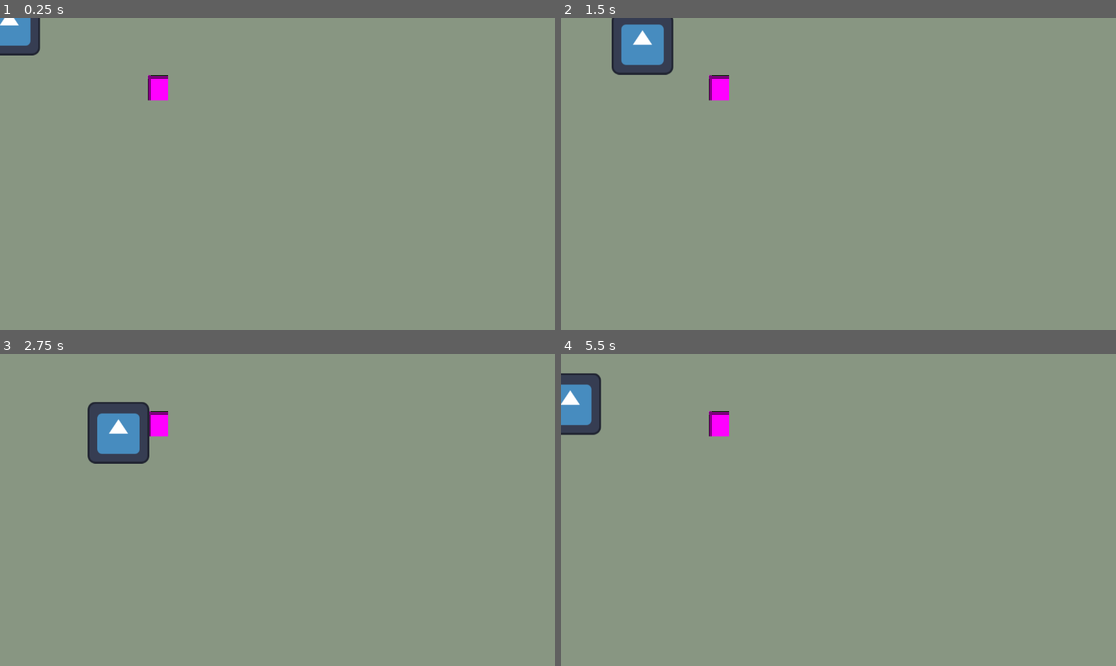
Above: before the commit, frames 1-4 (two rows, left to right).
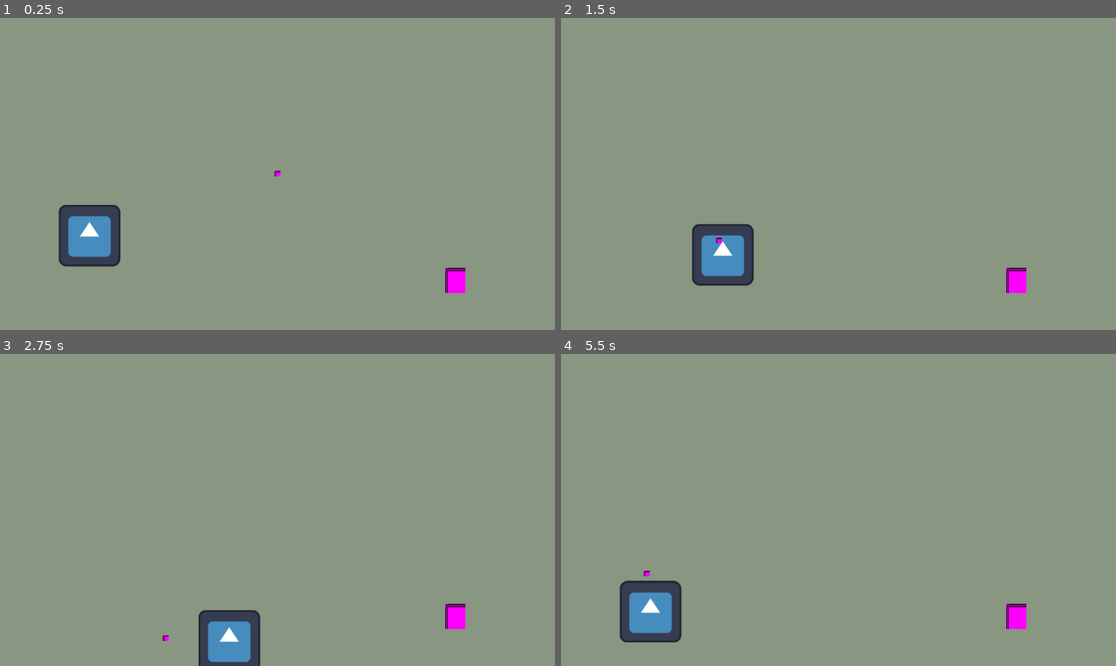
Above: after the commit, the same moments.

Repository: morgan-git/cat-herder
Game: Godot game, scene res://patio.tscn
The game is run twice, just before and just after one commit, with the same random seed, the same clock (stepped at 60 frames per second) and the same inputs. The engine's default icon, where the game draws it, is replaced by a stand-in: a white triangle on a blue panel in a dark square.
Inputs:
- Up to frame 1 (0.25 s): no input
- Up to frame 2 (1.5 s): tap Enter (ui_accept) at 0.5, 0.6, 0.77, 1.07, 1.35 s; hold Right (ui_right) 0.53-1.28 s; hold Down (ui_down) from 1.28 s (still down)
- Up to frame 3 (2.75 s): tap Enter (ui_accept) at 1.52, 1.82, 2.1 s; release Down (ui_down) at 2.03 s; hold Right (ui_right) from 2.03 s (still down)
- Up to frame 4 (5.5 s): release Right (ui_right) at 2.78 s; hold Up (ui_up) 2.78-3.53 s; tap Enter (ui_accept) at 2.85, 3.02, 3.32, 3.6, 3.77, 4.07, 4.35, 4.52, 4.82, 5.1 s; hold Left (ui_left) 3.53-5.03 s; hold Down (ui_down) from 5.03 s (still down)

The runs differ from the first frame. In frame 1, 3.7% of the frame differs, in the area x 0-84%, y 0-89%; in frame 2, 4.8%, in the area x 9-84%, y 0-89%; in frame 3, 4.8%; in frame 4, 4.2%.

Commit message:
add player controlled yarnball

Diff:
--- a/patio.tscn
+++ b/patio.tscn
@@ -1,14 +1,7 @@
-[gd_scene load_steps=9 format=3 uid="uid://bfyglm4vdabm"]
+[gd_scene load_steps=10 format=3 uid="uid://bfyglm4vdabm"]
 
 [ext_resource type="Script" uid="uid://cvuw5tou4maru" path="res://player.gd" id="1_daojl"]
 [ext_resource type="Texture2D" uid="uid://cs341dedl0teq" path="res://icon.svg" id="2_hquad"]
-
-[sub_resource type="PlaceholderTexture2D" id="PlaceholderTexture2D_daojl"]
-resource_local_to_scene = true
-size = Vector2(25, 25)
-
-[sub_resource type="RectangleShape2D" id="RectangleShape2D_mxu6m"]
-size = Vector2(44, 49)
 
 [sub_resource type="RectangleShape2D" id="RectangleShape2D_ou2u5"]
 size = Vector2(142.19, 144.892)
@@ -22,29 +15,31 @@
 [sub_resource type="RectangleShape2D" id="RectangleShape2D_rl1s1"]
 size = Vector2(140, 1361)
 
+[sub_resource type="PlaceholderTexture2D" id="PlaceholderTexture2D_daojl"]
+resource_local_to_scene = true
+size = Vector2(25, 25)
+
+[sub_resource type="RectangleShape2D" id="RectangleShape2D_mxu6m"]
+size = Vector2(34, 41)
+
+[sub_resource type="PlaceholderTexture2D" id="PlaceholderTexture2D_hquad"]
+size = Vector2(12, 12)
+
 [node name="Patio" type="Node2D"]
+
+[node name="Camera2D" type="Camera2D" parent="."]
 
 [node name="Green Background" type="ColorRect" parent="."]
 offset_left = -3087.0
-offset_top = -862.0
+offset_top = -964.0
 offset_right = 2115.0
-offset_bottom = 1813.0
+offset_bottom = 1711.0
 color = Color(0.533333, 0.588235, 0.509804, 1)
 
-[node name="Table" type="StaticBody2D" parent="Green Background"]
-position = Vector2(3404, 1003)
-
-[node name="Table Sprite" type="Sprite2D" parent="Green Background/Table"]
-position = Vector2(11.0001, 4)
-scale = Vector2(1.66033, 2.0458)
-texture = SubResource("PlaceholderTexture2D_daojl")
-
-[node name="Table Collision" type="CollisionShape2D" parent="Green Background/Table"]
-position = Vector2(12, 4.5)
-shape = SubResource("RectangleShape2D_mxu6m")
-
 [node name="Player" type="CharacterBody2D" parent="."]
+position = Vector2(-398.19, 122.793)
 script = ExtResource("1_daojl")
+yarn_ball_path = NodePath("../YarnBall")
 
 [node name="Player Sprite" type="Sprite2D" parent="Player"]
 position = Vector2(8, 5)
@@ -57,27 +52,45 @@
 [node name="Top" type="StaticBody2D" parent="."]
 
 [node name="Top Boundary" type="CollisionShape2D" parent="Top"]
-position = Vector2(-154, -80)
+position = Vector2(-153, -391)
 shape = SubResource("RectangleShape2D_daojl")
 debug_color = Color(0.944382, 0.198398, 0.335319, 0.42)
 
 [node name="Bottom" type="StaticBody2D" parent="."]
 
 [node name="Bottom Boundary" type="CollisionShape2D" parent="Bottom"]
-position = Vector2(-49, 670)
+position = Vector2(-74, 350)
 shape = SubResource("RectangleShape2D_hquad")
 debug_color = Color(0.993134, 0.00258929, 0.237285, 0.42)
 
 [node name="Right" type="StaticBody2D" parent="."]
 
 [node name="Right Boundary" type="CollisionShape2D" parent="Right"]
-position = Vector2(1245, 24)
+position = Vector2(651, 158)
 shape = SubResource("RectangleShape2D_rl1s1")
 debug_color = Color(0.999701, 0, 0.10422, 0.42)
 
 [node name="Left" type="StaticBody2D" parent="."]
 
 [node name="Left Boundary" type="CollisionShape2D" parent="Left"]
-position = Vector2(-132, 30)
+position = Vector2(-668, 131)
 shape = SubResource("RectangleShape2D_rl1s1")
 debug_color = Color(0.999701, 0, 0.10422, 0.42)
+
+[node name="Table" type="StaticBody2D" parent="."]
+position = Vector2(317, 141)
+
+[node name="Table Sprite" type="Sprite2D" parent="Table"]
+position = Vector2(52, 80)
+scale = Vector2(1.66033, 2.0458)
+texture = SubResource("PlaceholderTexture2D_daojl")
+
+[node name="Table Collision" type="CollisionShape2D" parent="Table"]
+position = Vector2(59, 86)
+shape = SubResource("RectangleShape2D_mxu6m")
+
+[node name="YarnBall" type="Node2D" parent="."]
+
+[node name="Sprite2D" type="Sprite2D" parent="YarnBall"]
+position = Vector2(0, -1)
+texture = SubResource("PlaceholderTexture2D_hquad")
--- a/player.gd
+++ b/player.gd
@@ -1,8 +1,17 @@
 extends CharacterBody2D
 
 const SPEED = 200.0
+
+@export var yarn_ball_path: NodePath
+var yarn_ball: Node2D
+
+func _ready() -> void:
+	yarn_ball = get_node(yarn_ball_path)
 
 func _physics_process(delta: float) -> void:
 	var direction := Input.get_vector("ui_left", "ui_right", "ui_up", "ui_down")
 	velocity = direction * SPEED
 	move_and_slide()
+
+	if Input.is_action_just_pressed("ui_accept"):
+		yarn_ball.global_position = global_position
